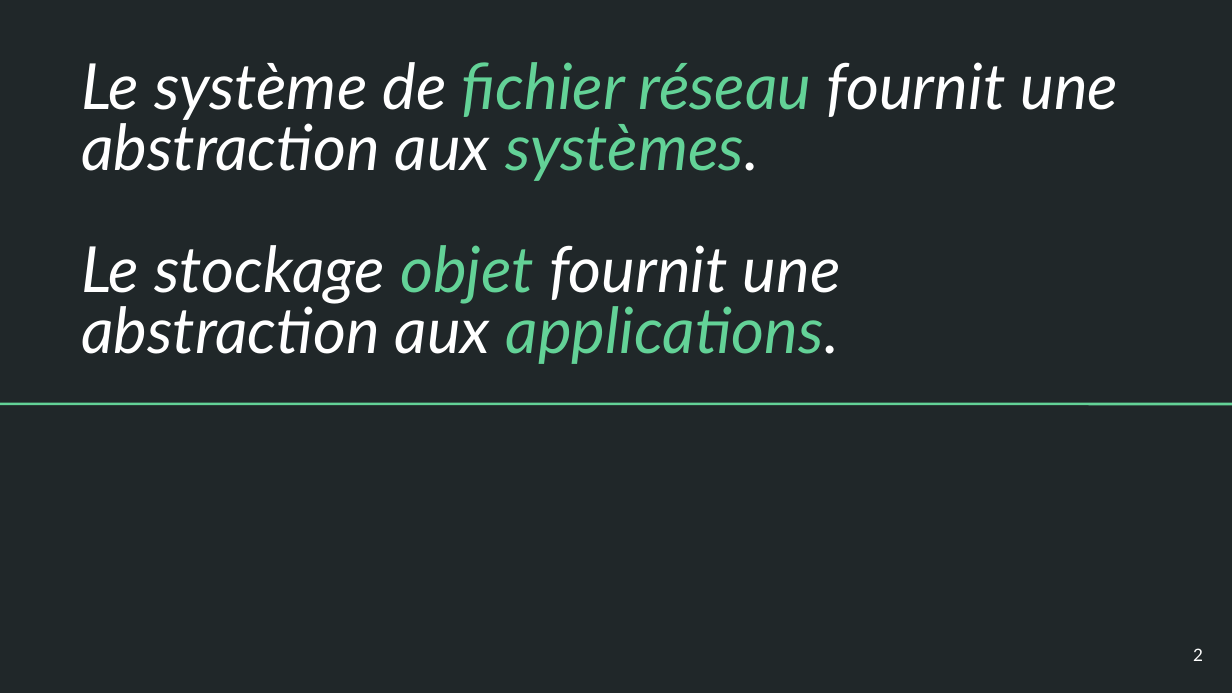
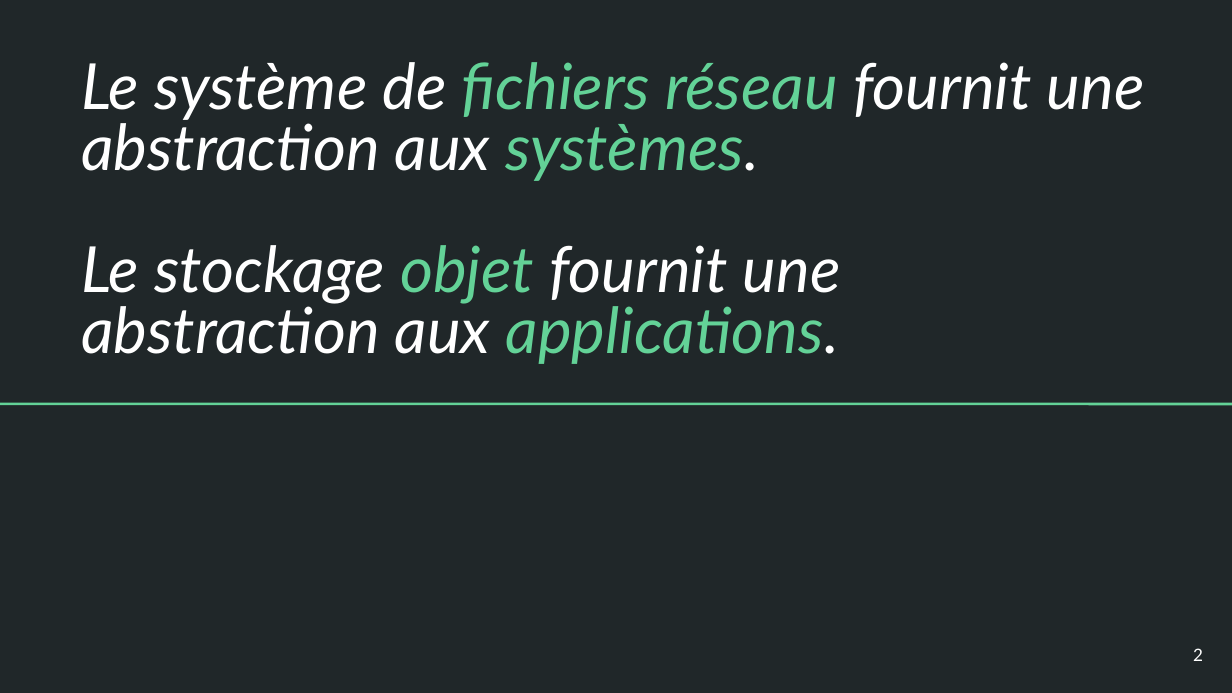
Before and after one commit to platu/inetdoc, a slide deck: slide 2 of presentations/asr-c2/c2-m1-asr.odp. Drawn at 1232x693 pixels with LibreOffice and Linux fonts; fonts in the diff are those of the drawing. Boxes give left, top, right and bottom in pixels: in the first picture for what was removed or moved away, otherwise in the second. Text is boxed around its words. In the diff, an @@ line names an element or a change of style, - is before the commit and + after.

Commit message:
Révision des 3 supports de cours Admin Sys Réseaux
. Corrections typos
. Actualisation séance 3 avec ajout OIDC
. Version intermédiaire support TP iSCSI jusqu'à la section RAID 1

```diff
--- a/presentations/asr-c2/c2-m1-asr.odp
+++ b/presentations/asr-c2/c2-m1-asr.odp
@@ title at (x1=81, y1=62, x2=1145, y2=364): text changed @@
-Le système de fichier réseau fournit une abstraction aux systèmes.
-Le stockage objet fournit une abstraction aux applications.
+Le système de fichiers réseau fournit une abstraction aux systèmes.
+Le stockage objet fournit une abstraction aux applications.
```
Also in this commit, not shown: 6 other slides changed, 3 other files.
